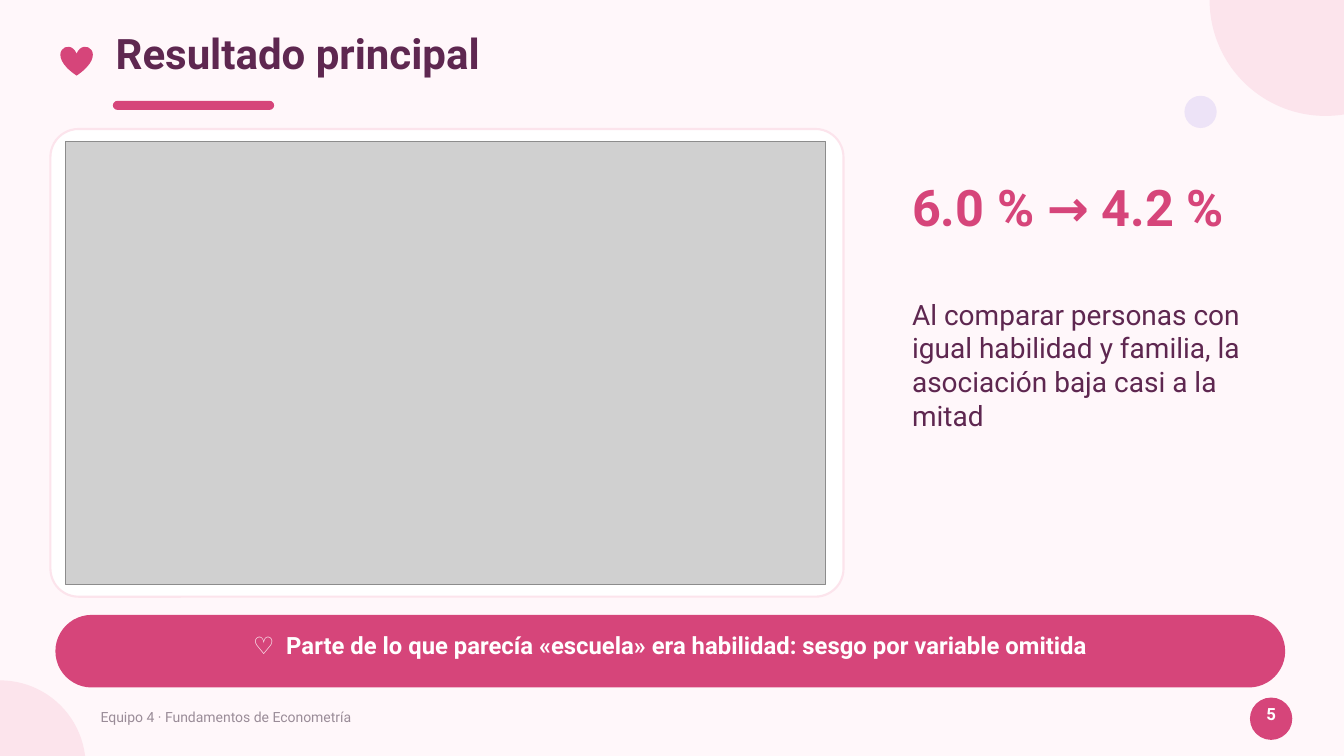
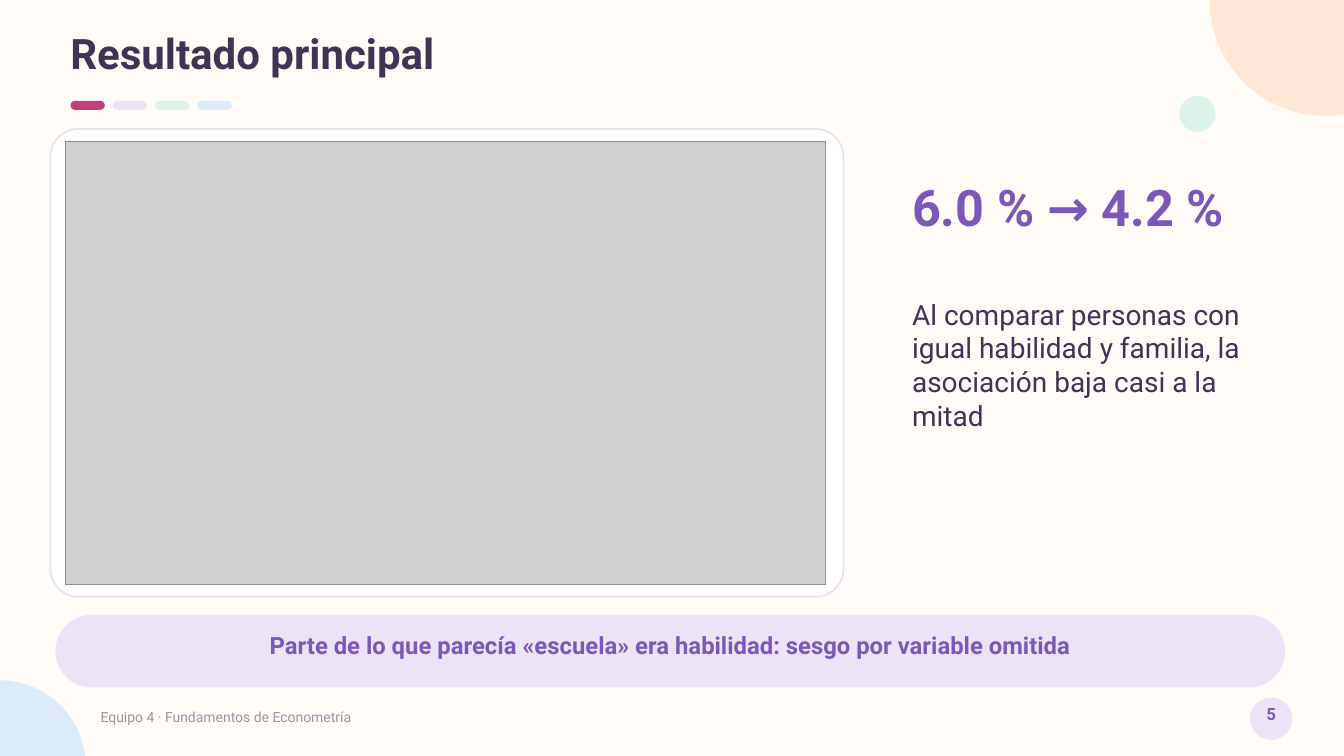
Before and after one commit to ximeelaraa/mincer-multicolinealidad, a slide deck: slide 5 of Presentacion_Final.pptx. Drawn at 1344x756 pixels with LibreOffice and Linux fonts; fonts in the diff are those of the drawing; grey boxes stand for pictures. Boxes give left, top, right and bottom in pixels: in the first picture for what was removed or moved away, otherwise in the second. Text is boxed around its words. In the diff, an @@ line names an element or a change of style, - is before the commit and + after.

```diff
--- a/Presentacion_Final.pptx
+++ b/Presentacion_Final.pptx
@@ background #FFF7FA to #FFFBF7 @@
@@ text "Resultado principal" at (70,37,434,78): text colour #5E2750 to #3D3553 @@
@@ text "Resultado principal": place and size @@
-text "Resultado principal" at (116,37,480,78)
+text "Resultado principal" at (70,37,434,78)
@@ ellipse at (1210,0,1344,116): fill #FCE4EC to #FFE7D6 @@
@@ heart removed at (60,46,93,76) @@
@@ rounded rectangle added at (71,101,105,110), fill #C2407A @@
@@ rounded rectangle removed at (113,101,274,110) @@
@@ rounded rectangle added at (113,101,147,110), fill #EDE3F7 @@
@@ rounded rectangle added at (155,101,190,110), fill #DDF3EA @@
@@ rounded rectangle added at (198,101,232,110), fill #DCEBFA @@
@@ ellipse: place and size @@
-ellipse at (1185,96,1217,128)
+ellipse at (1180,96,1216,132)
@@ ellipse at (1180,96,1216,132): fill #EDE3F7 to #DDF3EA @@
@@ rounded rectangle at (50,129,844,597): outline #FCE4EC 1.5 pt to #E7E2EC 1.25 pt @@
@@ text "6.0 % → 4.2 %" at (912,189,1173,227): text colour #D6457A to #7B57B8 @@
@@ text "Al comparar personas con igual ..." at (912,304,1240,427): text colour #5E2750 to #3D3553 @@
@@ rounded rectangle at (55,615,1286,688): fill #D6457A to #EDE3F7 @@
@@ text at (270,636,1070,659): text changed; text colour #FFFFFF to #7B57B8 @@
-♡ Parte de lo que parecía «escuela» era habilidad: sesgo por variable omitida
+Parte de lo que parecía «escuela» era habilidad: sesgo por variable omitida
@@ ellipse at (0,681,86,756): fill #FCE4EC to #DCEBFA @@
@@ text "5" at (1266,708,1276,720): text colour #FFFFFF to #7B57B8 @@
@@ ellipse at (1250,698,1293,740): fill #D6457A to #EDE3F7 @@
```
Also in this commit, not shown: 10 other slides changed, 8 other files.
